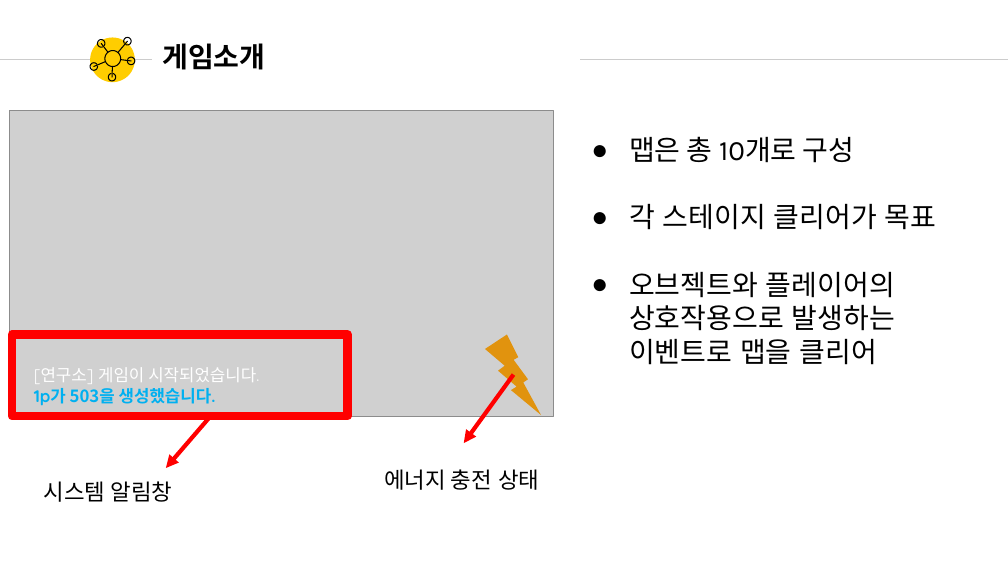
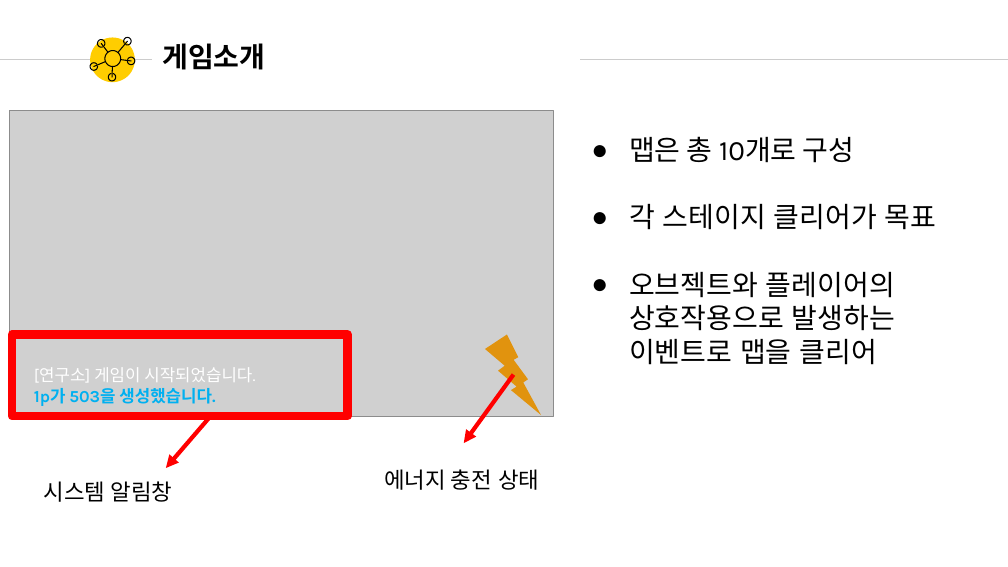
Before and after one commit to YKTeam/Room503, a slide deck: slide 7 of Document/Room503_12_15.pptx. Drawn at 1008x567 pixels with LibreOffice and Linux fonts; fonts in the diff are those of the drawing; grey boxes stand for pictures. Boxes give left, top, right and bottom in pixels: in the first picture for what was removed or moved away, otherwise in the second. Text is boxed around its words. In the diff, an @@ line names an element or a change of style, - is before the commit and + after.

```diff
--- a/Document/Room503_12_15.pptx
+++ b/Document/Room503_12_15.pptx
@@ text "[연구소] 게임이 시작되었습니다." at [34,367,255,406]: font Quicksand to Karla in "[연구소] 시작되었습니다.", "1p가 생성했습니다."; font Noto Sans CJK KR to Karla in "[연구소] 게임이 시작되었습니다.", "1p가 503을 생성했습니다." @@
```
Also in this commit, not shown: 5 other slides changed.
